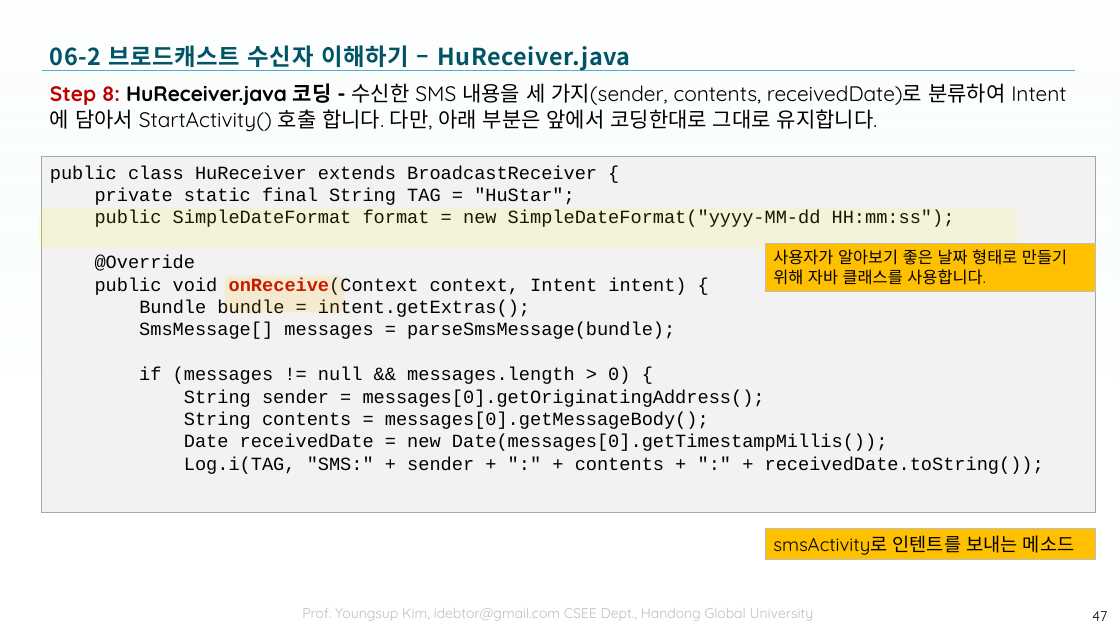
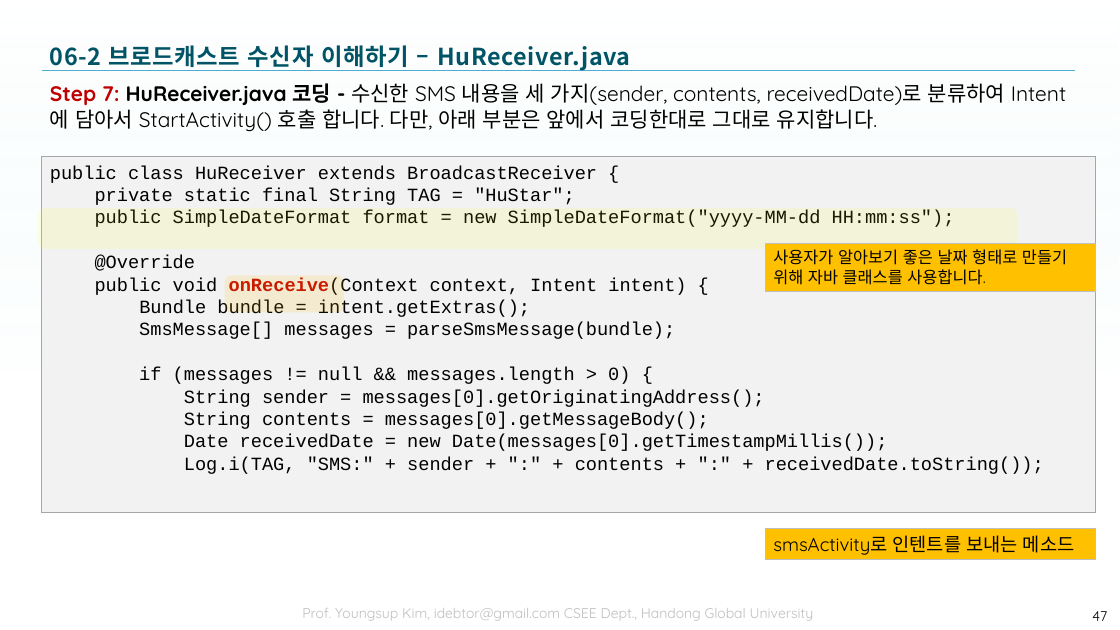
Before and after one commit to tae7841/HuStarAS, a slide deck: slide 47 of ppts/06Service.pptx. Drawn at 1120x630 pixels with LibreOffice and Linux fonts; fonts in the diff are those of the drawing; background and template pictures are left out. Boxes give left, top, right and bottom in pixels: in the first picture for what was removed or moved away, otherwise in the second. Text is boxed around its words. In the diff, an @@ line names an element or a change of style, - is before the commit and + after.

```diff
--- a/ppts/06Service.pptx
+++ b/ppts/06Service.pptx
@@ text at (x1=50, y1=83, x2=1005, y2=132): text changed @@
-Step 8: HuReceiver.java 코딩 - 수신한 SMS 내용을 세 가지(sender, contents, receivedDate)로 분류하여 Intent에 담아서 StartActivity() 호출 합니다. 다만, 아래 부분은 앞에서 코딩한대로 그대로 유지합니다.
+Step 7: HuReceiver.java 코딩 - 수신한 SMS 내용을 세 가지(sender, contents, receivedDate)로 분류하여 Intent에 담아서 StartActivity() 호출 합니다. 다만, 아래 부분은 앞에서 코딩한대로 그대로 유지합니다.
```
Also in this commit, not shown: 8 other slides changed.
